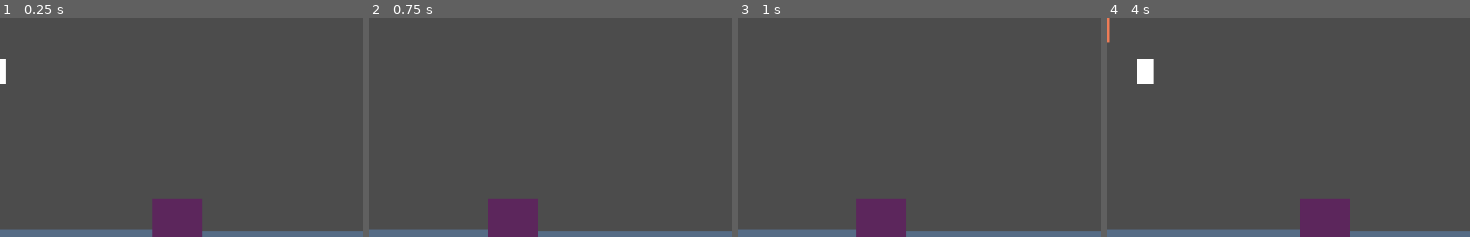
Above: before the commit, frames 1-4 (left to right).
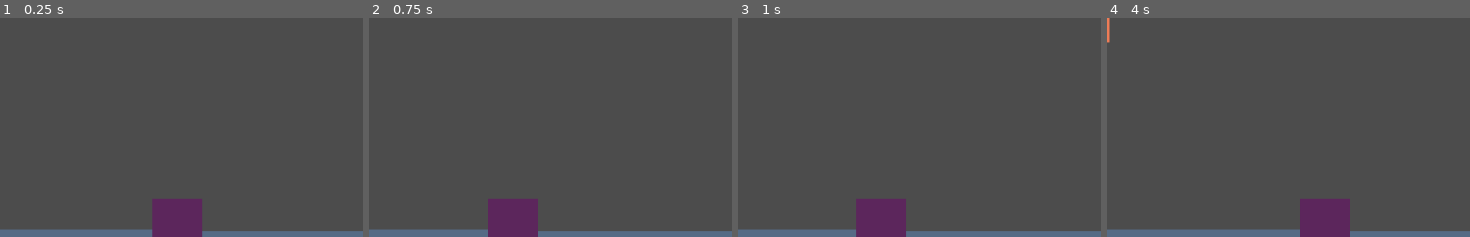
Above: after the commit, the same moments.

Repository: deengames-prototypes/frontier-planet
Game: Godot game, scene res://Main.tscn
Two runs of this game, one before a commit and one after it. Both use one fixed random seed, a clock stepped at 60 frames per second and the inputs below.
Inputs:
- Up to frame 1 (0.25 s): no input
- Up to frame 2 (0.75 s): tap Enter (ui_accept) at 0.5 s; hold Right (ui_right) from 0.53 s (still down); hold Enter (ui_accept) from 0.53 s (still down)
- Up to frame 3 (1 s): keep holding Right (ui_right); keep holding Enter (ui_accept)
- Up to frame 4 (4 s): release Right (ui_right) at 1.28 s; release Enter (ui_accept) at 1.28 s; hold Down (ui_down) 1.28-2.03 s; tap Enter (ui_accept) at 1.35, 1.52, 1.82, 2.85, 3.02, 3.32 s; hold Right (ui_right) 2.03-2.78 s; hold Enter (ui_accept) 2.03-2.78 s; hold Up (ui_up) 2.78-3.53 s; hold Left (ui_left) from 3.53 s (still down); hold Enter (ui_accept) from 3.53 s (still down)
The pictures show only the part of the screen within x 0-50%, y 50-100%; the shares and areas given below are measured in that part.

The runs differ from the first frame. In frame 1, 0.2% of the frame differs, in the area x 0-2%, y 18-31%; in frame 2, nothing differs; in frame 3, nothing differs; in frame 4, 0.5%, in the area x 8-13%, y 18-31%.

Commit message:
Basic bed. Also, refactor out "on player interacted" thing. Also, refactor out lake object.

Diff:
--- /dev/null
+++ b/prototype/Entities/World/Bed.tscn
@@ -0,0 +1,28 @@
+[gd_scene load_steps=2 format=2]
+
+[sub_resource type="RectangleShape2D" id=1]
+extents = Vector2( 44, 66 )
+
+[node name="Node2D" type="Area2D"]
+
+[node name="ColorRect" type="ColorRect" parent="."]
+margin_right = 87.0
+margin_bottom = 37.0
+color = Color( 0.337255, 0.423529, 0.52549, 1 )
+
+[node name="ColorRect3" type="ColorRect" parent="."]
+margin_top = 30.0
+margin_right = 87.0
+margin_bottom = 132.0
+color = Color( 0.145098, 0.443137, 0.47451, 1 )
+
+[node name="ColorRect2" type="ColorRect" parent="."]
+margin_left = 4.0
+margin_top = 18.0
+margin_right = 83.0
+margin_bottom = 47.0
+color = Color( 0.956863, 0.956863, 0.956863, 1 )
+
+[node name="CollisionShape2D" type="CollisionShape2D" parent="."]
+position = Vector2( 44, 66 )
+shape = SubResource( 1 )
--- /dev/null
+++ b/prototype/Entities/World/Lake.gd
@@ -0,0 +1,9 @@
+extends "res://Entities/World/TracksPlayer.gd"
+
+func _ready():
+	self.connect("player_interacted", self, "_on_player_interacted")
+
+func _on_player_interacted():
+	# save player position and GO FISHIN~!
+	Globals.player_position = _player.position
+	get_tree().change_scene("res://Scenes/Fishing.tscn")
--- /dev/null
+++ b/prototype/Entities/World/Lake.tscn
@@ -0,0 +1,29 @@
+[gd_scene load_steps=4 format=2]
+
+[ext_resource path="res://Entities/World/Lake.gd" type="Script" id=1]
+
+[sub_resource type="RectangleShape2D" id=1]
+extents = Vector2( 1050, 250 )
+
+[sub_resource type="RectangleShape2D" id=2]
+extents = Vector2( 1150, 350 )
+
+[node name="Lake" type="Area2D"]
+script = ExtResource( 1 )
+
+[node name="Body" type="StaticBody2D" parent="."]
+
+[node name="Color" type="ColorRect" parent="Body"]
+margin_right = 2100.0
+margin_bottom = 500.0
+color = Color( 0.231373, 0.364706, 0.788235, 1 )
+
+[node name="CollisionShape2D" type="CollisionShape2D" parent="Body"]
+position = Vector2( 1050, 250 )
+shape = SubResource( 1 )
+
+[node name="CollisionShape2D2" type="CollisionShape2D" parent="."]
+position = Vector2( 1050, 250 )
+shape = SubResource( 2 )
+[connection signal="body_entered" from="." to="." method="_on_body_entered"]
+[connection signal="body_exited" from="." to="." method="_on_body_exited"]
--- a/prototype/Scenes/Lake.gd
+++ b/prototype/Entities/World/TracksPlayer.gd
@@ -3,18 +3,18 @@
 var _player_in_range = false
 var _player = null
 
-func _on_Lake_body_entered(body):
+signal player_interacted
+
+func _on_body_entered(body):
 	if body.name == "MapPlayer":
 		_player_in_range = true
 		_player = body
 
-func _on_Lake_body_exited(body):
+func _on_body_exited(body):
 	if body.name == "MapPlayer" and _player_in_range:
 		_player_in_range = false
 		_player = null
 
 func _unhandled_key_input(event):
 	if _player_in_range and event.is_pressed() and event.is_action_pressed("ui_accept"):
-		# save player position and GO FISHIN~!
-		Globals.player_position = _player.position
-		get_tree().change_scene("res://Scenes/Fishing.tscn")
+		self.emit_signal("player_interacted")
--- a/prototype/Scenes/Home.tscn
+++ b/prototype/Scenes/Home.tscn
@@ -1,10 +1,9 @@
-[gd_scene load_steps=6 format=2]
+[gd_scene load_steps=5 format=2]
 
 [ext_resource path="res://Scenes/Home.gd" type="Script" id=1]
 [ext_resource path="res://Entities/World/Wall.tscn" type="PackedScene" id=2]
 [ext_resource path="res://Entities/World/Door.tscn" type="PackedScene" id=3]
 [ext_resource path="res://Entities/World/Chicken.tscn" type="PackedScene" id=4]
-[ext_resource path="res://Entities/World/Egg.tscn" type="PackedScene" id=5]
 
 [node name="Node2D" type="Node2D"]
 script = ExtResource( 1 )
@@ -41,6 +40,3 @@
 
 [node name="Chicken" parent="." instance=ExtResource( 4 )]
 position = Vector2( 91.6462, 74.4626 )
-
-[node name="Egg" parent="." instance=ExtResource( 5 )]
-position = Vector2( 164.677, 154.653 )
--- a/prototype/Scenes/WorldMap.tscn
+++ b/prototype/Scenes/WorldMap.tscn
@@ -1,15 +1,9 @@
-[gd_scene load_steps=7 format=2]
+[gd_scene load_steps=5 format=2]
 
 [ext_resource path="res://Scenes/WorldMap.gd" type="Script" id=1]
 [ext_resource path="res://Entities/World/House.tscn" type="PackedScene" id=2]
 [ext_resource path="res://Entities/World/NPC.tscn" type="PackedScene" id=3]
-[ext_resource path="res://Scenes/Lake.gd" type="Script" id=4]
-
-[sub_resource type="RectangleShape2D" id=1]
-extents = Vector2( 1050, 250 )
-
-[sub_resource type="RectangleShape2D" id=2]
-extents = Vector2( 1150, 350 )
+[ext_resource path="res://Entities/World/Lake.tscn" type="PackedScene" id=4]
 
 [node name="Node2D" type="Node2D"]
 script = ExtResource( 1 )
@@ -32,29 +26,6 @@
 position = Vector2( 310.124, 138.569 )
 dialog = "Howdy, neighbour! Fine weather today, innit?"
 
-[node name="Lake" type="Area2D" parent="."]
-position = Vector2( 12, 1180 )
+[node name="Lake" parent="." instance=ExtResource( 4 )]
+position = Vector2( 964.004, 1596.92 )
 rotation = -0.261799
-scale = Vector2( 1, 1 )
-script = ExtResource( 4 )
-
-[node name="Body" type="StaticBody2D" parent="Lake"]
-scale = Vector2( 1, 1 )
-
-[node name="Color" type="ColorRect" parent="Lake/Body"]
-margin_left = 700.0
-margin_top = 700.0
-margin_right = 2800.0
-margin_bottom = 1200.0
-color = Color( 0.231373, 0.364706, 0.788235, 1 )
-
-[node name="CollisionShape2D" type="CollisionShape2D" parent="Lake/Body"]
-position = Vector2( 1750, 950 )
-shape = SubResource( 1 )
-
-[node name="CollisionShape2D2" type="CollisionShape2D" parent="Lake"]
-position = Vector2( 1750, 950 )
-scale = Vector2( 1, 1 )
-shape = SubResource( 2 )
-[connection signal="body_entered" from="Lake" to="Lake" method="_on_Lake_body_entered"]
-[connection signal="body_exited" from="Lake" to="Lake" method="_on_Lake_body_exited"]
